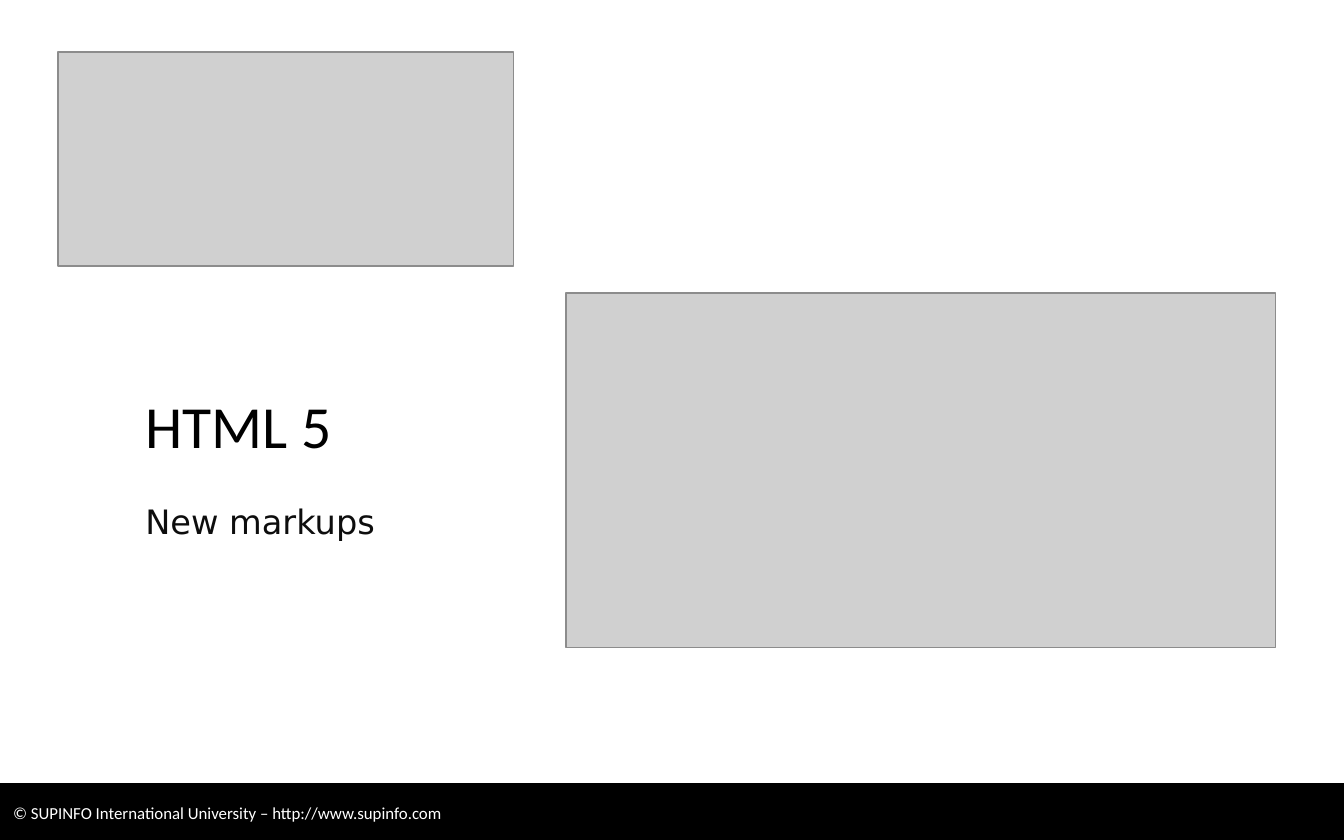
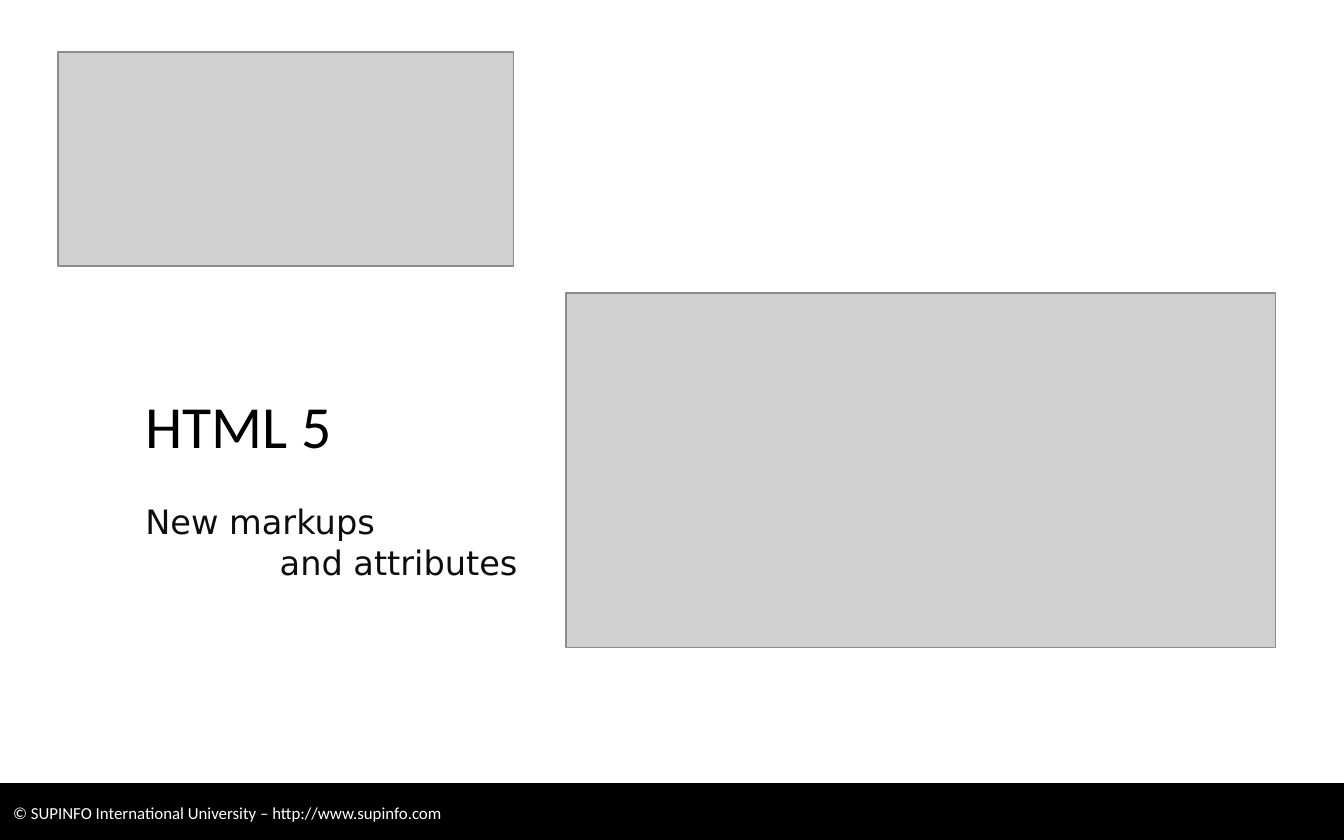
Before and after one commit to CodeCourses/3WEB, a slide deck: slide 1 of 04 - HTML5 - New Markups [RC without Labs].pptx. Drawn at 1344x840 pixels with LibreOffice and Linux fonts; fonts in the diff are those of the drawing; grey boxes stand for pictures; background and template pictures are left out. Boxes give left, top, right and bottom in pixels: in the first picture for what was removed or moved away, otherwise in the second. Text is boxed around its words. In the diff, an @@ line names an element or a change of style, - is before the commit and + after.

```diff
--- a/04 - HTML5 - New Markups [RC without Labs].pptx
+++ b/04 - HTML5 - New Markups [RC without Labs].pptx
@@ text at box(280, 549, 517, 576): paragraph added @@
+and attributes
```
Also in this commit, not shown: 7 other slides changed, 39 slides added, 8 other files.
